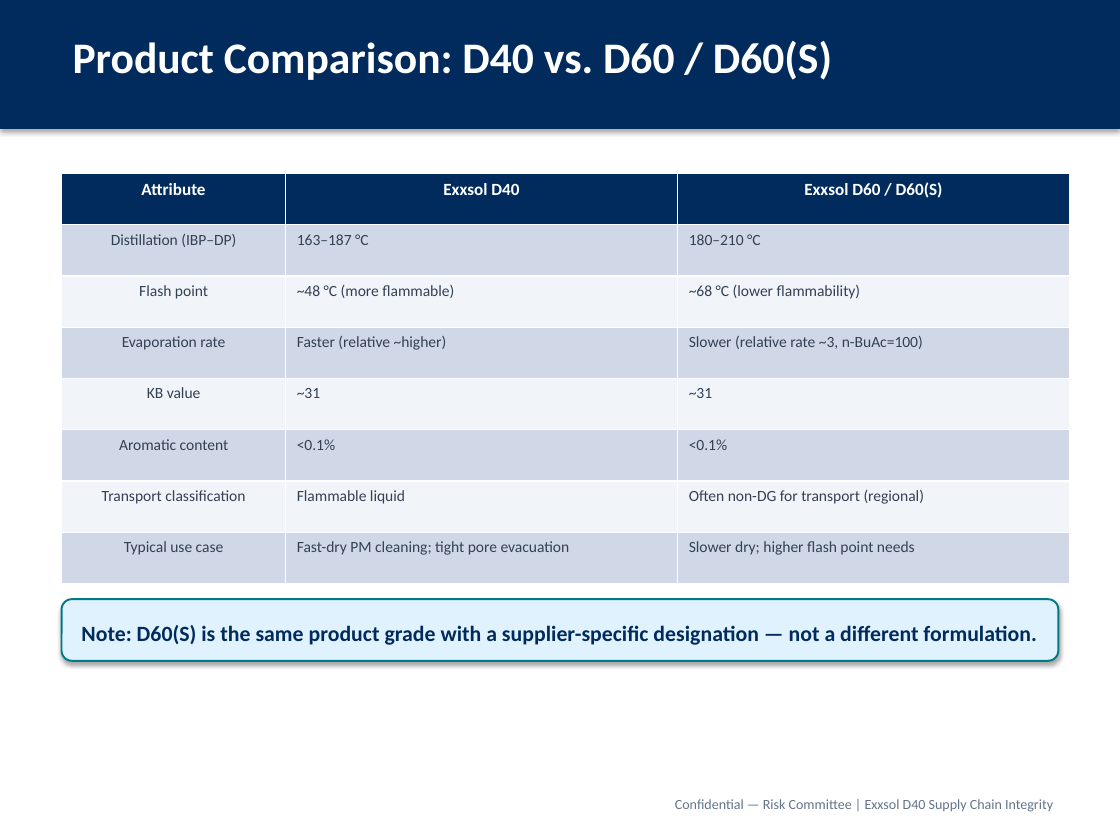
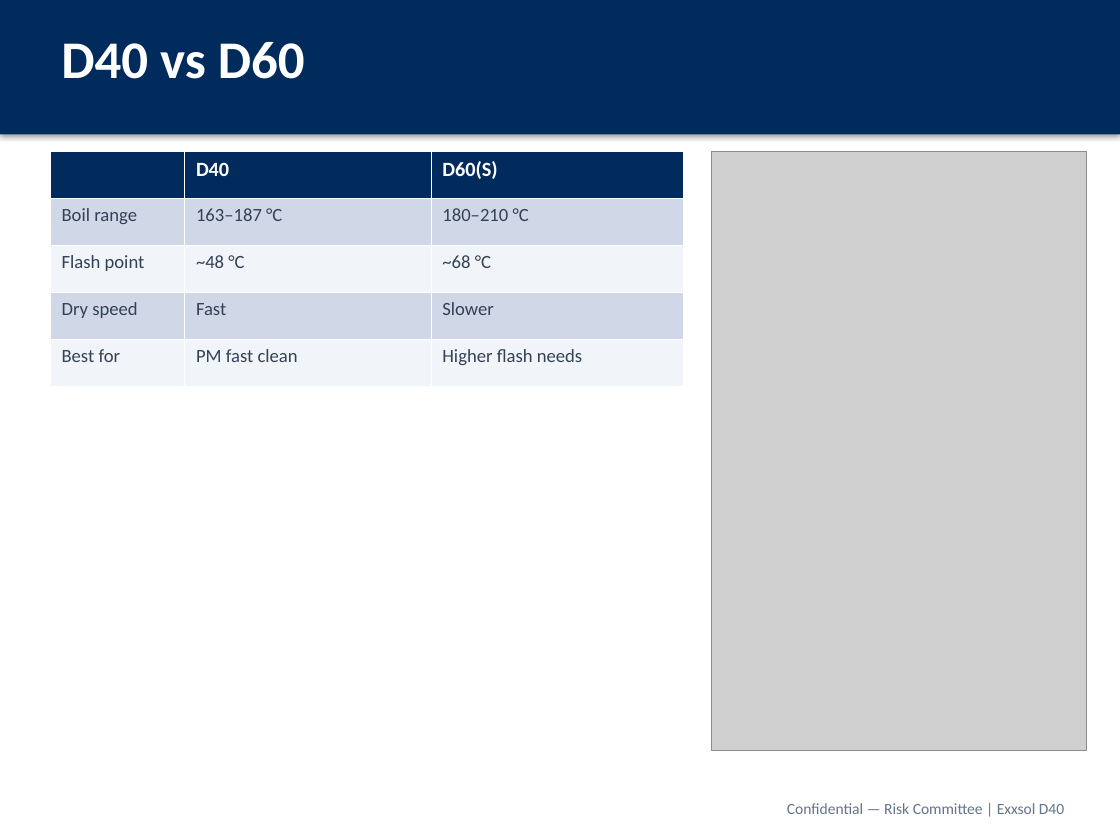
Before and after one commit to rockyforever8-sys/Machine-Learning-Project, a slide deck: slide 8 of presentations/Exxsol_D40_Supply_Chain_Risk_Committee.pptx. Drawn at 1120x840 pixels with LibreOffice and Linux fonts; fonts in the diff are those of the drawing; grey boxes stand for pictures. Boxes give left, top, right and bottom in pixels: in the first picture for what was removed or moved away, otherwise in the second. Text is boxed around its words. In the diff, an @@ line names an element or a change of style, - is before the commit and + after.

```diff
--- a/presentations/Exxsol_D40_Supply_Chain_Risk_Committee.pptx
+++ b/presentations/Exxsol_D40_Supply_Chain_Risk_Committee.pptx
@@ rectangle: place and size @@
-rectangle at <box>0,0,1120,129</box>
+rectangle at <box>0,0,1120,134</box>
@@ text at <box>61,42,305,79</box>: text changed; size 28 to 34 pt @@
-Product Comparison: D40 vs. D60 / D60(S)
+D40 vs D60
@@ table added at <box>50,151,683,386</box>, 5 rows, 3 columns @@
+ | D40 | D60(S)
+Boil range | 163–187 °C | 180–210 °C
+Flash point | ~48 °C | ~68 °C
+Dry speed | Fast | Slower
+Best for | PM fast clean | Higher flash needs
@@ table removed at <box>62,174,1070,584</box>, 8 rows, 3 columns @@
-Attribute | Exxsol D40 | Exxsol D60 / D60(S)
-Distillation (IBP–DP) | 163–187 °C | 180–210 °C
-Flash point | ~48 °C (more flammable) | ~68 °C (lower flammability)
-Evaporation rate | Faster (relative ~higher) | Slower (relative rate ~3, n-BuAc=100)
-KB value | ~31 | ~31
-Aromatic content | <0.1% | <0.1%
-Transport classification | Flammable liquid | Often non-DG for transport (regional)
-Typical use case | Fast-dry PM cleaning; tight pore evacuation | Slower dry; higher flash point needs
@@ picture added at <box>711,151,1086,750</box> @@
@@ rounded rectangle removed at <box>62,599,1058,661</box> @@
-Note: D60(S) is the same product grade with a supplier-specific designation — not a different formulation.
@@ text at <box>787,803,1064,814</box>: text changed; size 9 to 10 pt @@
-Confidential — Risk Committee | Exxsol D40 Supply Chain Integrity
+Confidential — Risk Committee | Exxsol D40
```
Also in this commit, not shown: 16 other slides changed, 2 slides added, 2 slides removed, 21 other files.
